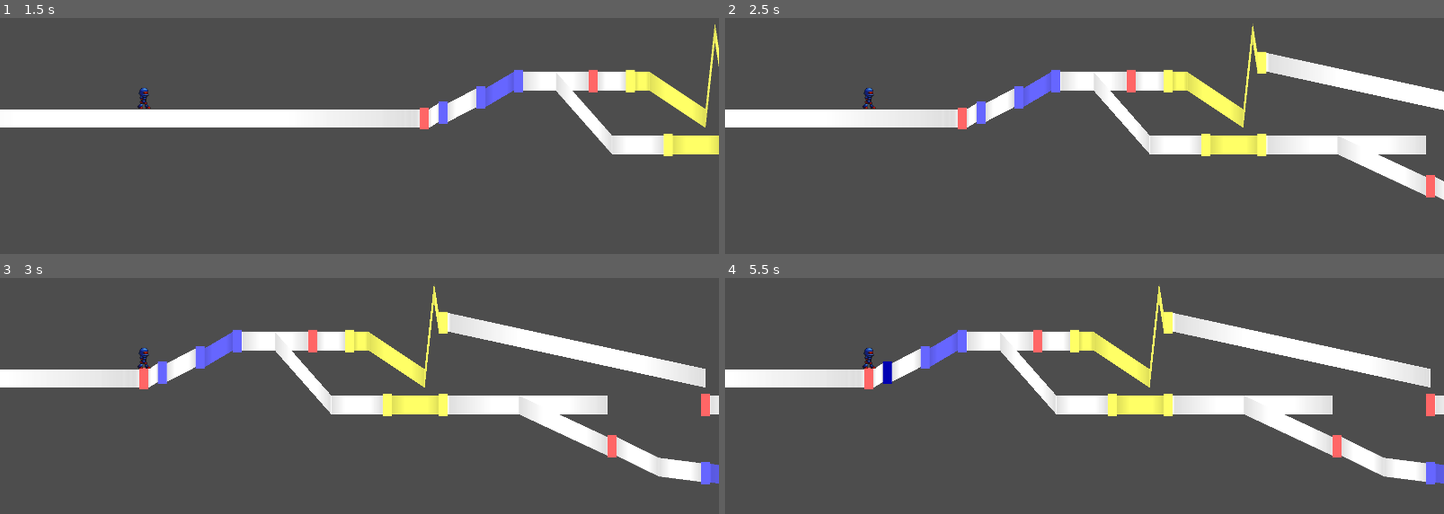
Above: before the commit, frames 1-4 (two rows, left to right).
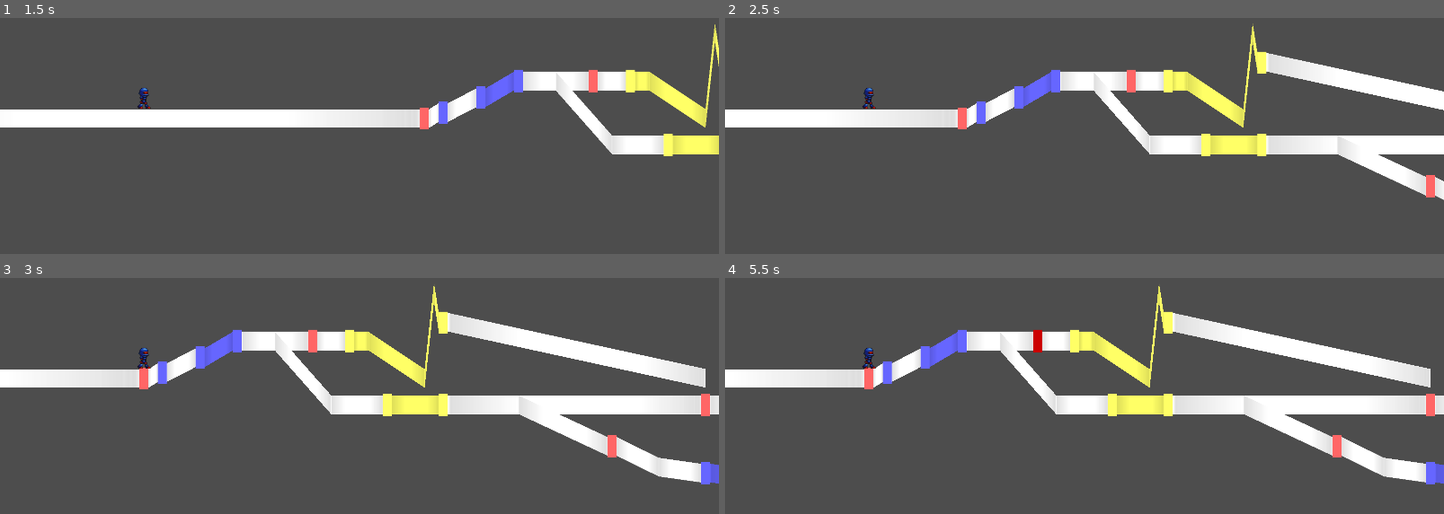
Above: after the commit, the same moments.

Repository: junu192857/Vexatonic-dash-2
Game: Godot game, scene res://Scenes/RhythmScene.tscn
Two runs of this game, one before a commit and one after it. Both use one fixed random seed, a clock stepped at 60 frames per second and the inputs below.
Inputs (mouse positions are in pixels of both pictures, inside the frame that each line leads up to):
- Up to frame 1 (1.5 s): tap Enter at 0.5 s; move the mouse to (517, 98) at 0.52 s; hold A (a) 0.53-1.25 s; click (517, 98) at 0.67 s; tap D (d) at 0.8 s; drag from (215, 138) to (323, 199) at 1.27 s
- Up to frame 2 (2.5 s): move the mouse to (1156, 29) at 2.02 s; hold K (k) from 2.03 s (still down); click (1156, 29) at 2.17 s; tap L (l) at 2.3 s
- Up to frame 3 (3 s): release K (k) at 2.75 s; drag from (323, 459) to (143, 318) at 2.77 s
- Up to frame 4 (5.5 s): move the mouse to (1300, 438) at 3.52 s; hold S (s) 3.53-4.25 s; click (1300, 438) at 3.67 s; tap A (a) at 3.8 s; drag from (868, 318) to (outside the picture) at 4.27 s; tap Space at 5 s; move the mouse to (1120, 379) at 5.02 s; hold D (d) from 5.03 s (still down); click (1120, 379) at 5.17 s; tap K (k) at 5.3 s

Frame 1 is identical in both runs. In frame 2, 0.3% of the frame differs, in the area x 96-100%, y 49-58%; in frame 3, 1.2%; in frame 4, 1.4%, in the area x 21-98%, y 22-87%.

Commit message:
Miss 판정 만듦

Diff:
--- a/vexatonic-dash-2/Scripts/RhythmManager.gd
+++ b/vexatonic-dash-2/Scripts/RhythmManager.gd
@@ -31,10 +31,14 @@
 	Lane.sort_lanes(levelData.lanes)
 	lane_index = 0
 
-
+	levelData.noteDatas.sort_custom(func(a: NoteData, b: NoteData):
+		if a.lane != b.lane:
+			return a.lane < b.lane
+		return a.time < b.time
+	)
 	# 채보 찍기
 	render_chart()
-	sort_notes()
+	sort_note_holders()
 	var stream = AudioStreamMP3.new()
 	print("MUSIC_PATH: " + levelData.music_path)
 	stream.data = FileAccess.get_file_as_bytes("res://Charts/Test" + "/" +  levelData.music_path)
@@ -82,14 +86,13 @@
 		if character.set_character_position(time):
 			characters.erase(character)
 
+	for holder in noteHolders:
+		holder.check_miss(time)
+
 	camera.move(time)
 
-func sort_notes():
-	levelData.noteDatas.sort_custom(func(a: NoteData, b: NoteData):
-		if a.lane != b.lane:
-			return a.lane < b.lane
-		return a.time < b.time
-	)
+func sort_note_holders():
+
 	for holder in noteHolders:
 		holder.sort_notes()
 		print("HELLO")
